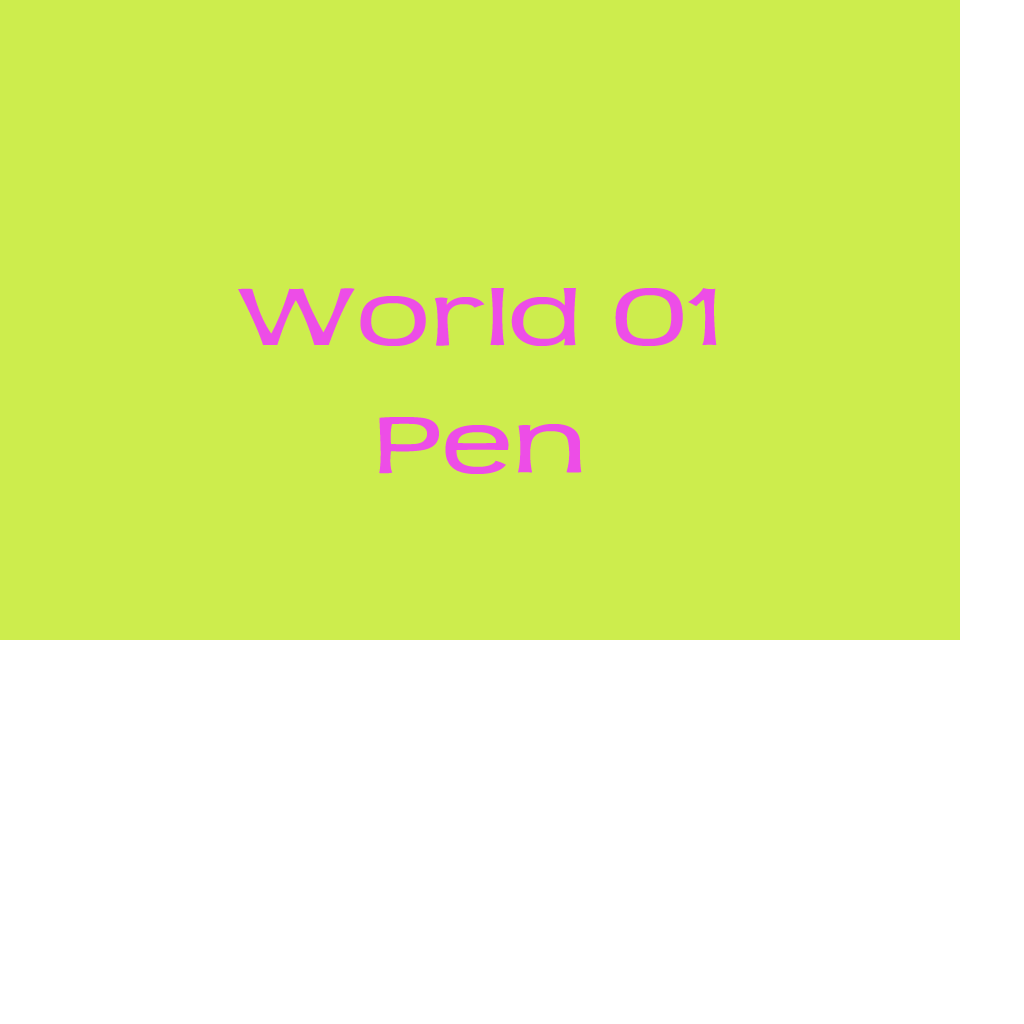
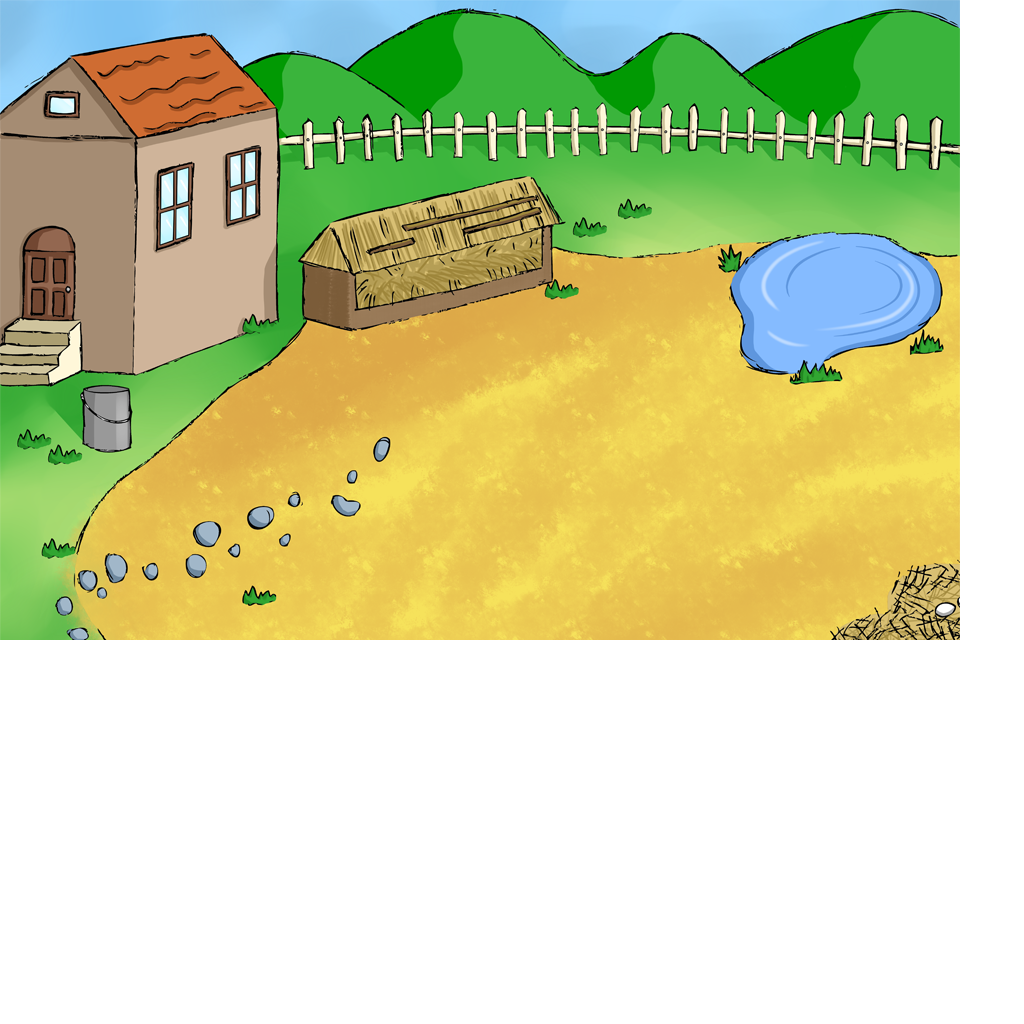
The second (1024, 1024) image is a revision of the first. Changes to its layers:
added layer "Layer 2" above "World 01 Pen" over [left=0, top=0, right=960, bottom=640]
hid "World 01 Pen" over [left=238, top=288, right=717, bottom=474]
hid "图层 1", opacity 100% → 64% over [left=0, top=0, right=960, bottom=640]
